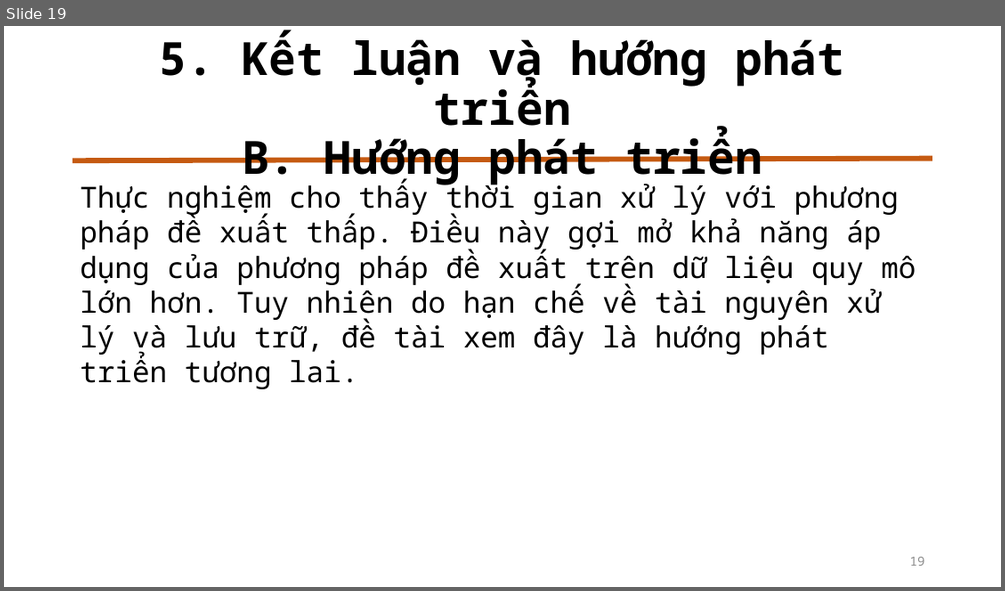
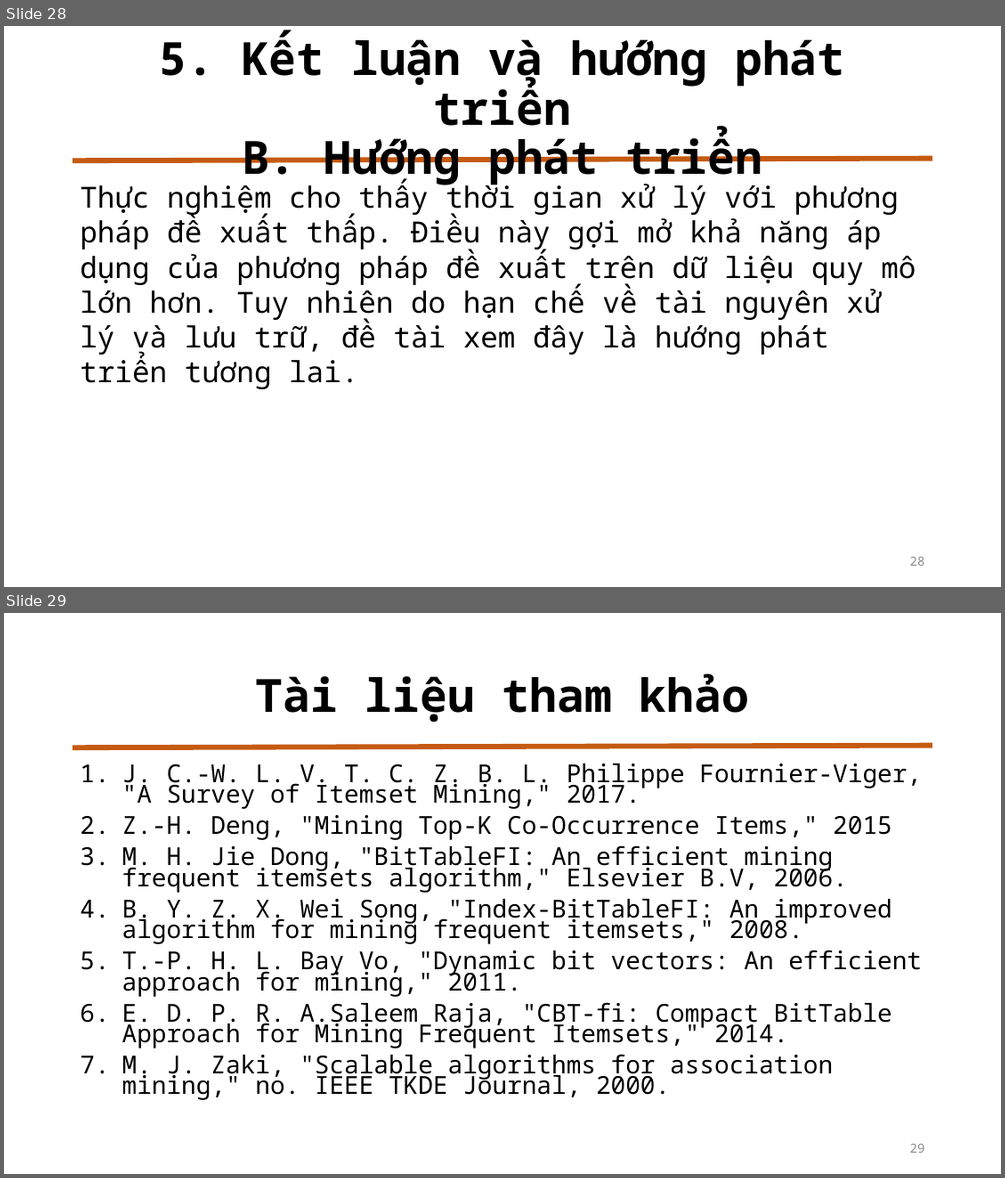
Before and after one commit to duychinhnguyenvn/Mining-Top-K-Co-Occurrence-Items, a slide deck: Slide Bao Cao.pptx. Shown one above the other, each under a label of ours: slide 19 before the commit, slides 28 and 29 after it. The pictures are 1005x591 and 1005x1178 pixels, drawn with LibreOffice and Linux fonts; fonts in the diff are those of the drawing. Boxes give left, top, right and bottom in pixels: in the first picture for what was removed or moved away, otherwise in the second. Text is boxed around its words. In the diff, an @@ line names an element or a change of style, - is before the commit and + after.

```diff
--- a/Slide Bao Cao.pptx
+++ b/Slide Bao Cao.pptx
@@ slide 29 added at box(4, 613, 1001, 1174), background #FFFFFF; not listed: 1 template element that a slide beside it also shows @@
@@ title added at box(256, 674, 749, 722), 44 pt, text #000000, bold @@
+Tài liệu tham khảo
@@ text added at box(122, 763, 922, 1100), 23.8 pt, text #000000 @@
+1. J. C.-W. L. V. T. C. Z. B. L. Philippe Fournier-Viger, "A Survey of Itemset Mining," 2017.
+2. Z.-H. Deng, "Mining Top-K Co-Occurrence Items," 2015
+3. M. H. Jie Dong, "BitTableFI: An efficient mining frequent itemsets algorithm," Elsevier B.V, 2006.
+4. B. Y. Z. X. Wei Song, "Index-BitTableFI: An improved algorithm for mining frequent itemsets," 2008.
+5. T.-P. H. L. Bay Vo, "Dynamic bit vectors: An efficient approach for mining," 2011.
+6. E. D. P. R. A.Saleem Raja, "CBT-fi: Compact BitTable Approach for Mining Frequent Itemsets," 2014.
+7. M. J. Zaki, "Scalable algorithms for association mining," no. IEEE TKDE Journal, 2000.
@@ page number added at box(910, 1143, 925, 1152), 12 pt, text #8C8C8C @@
+29
@@ what was slide 19 is now slide 28 @@
@@ page number at box(910, 556, 925, 565): text changed @@
-19
+28
```
Also in this commit, not shown: 10 slides changed, 12 other slides added.
